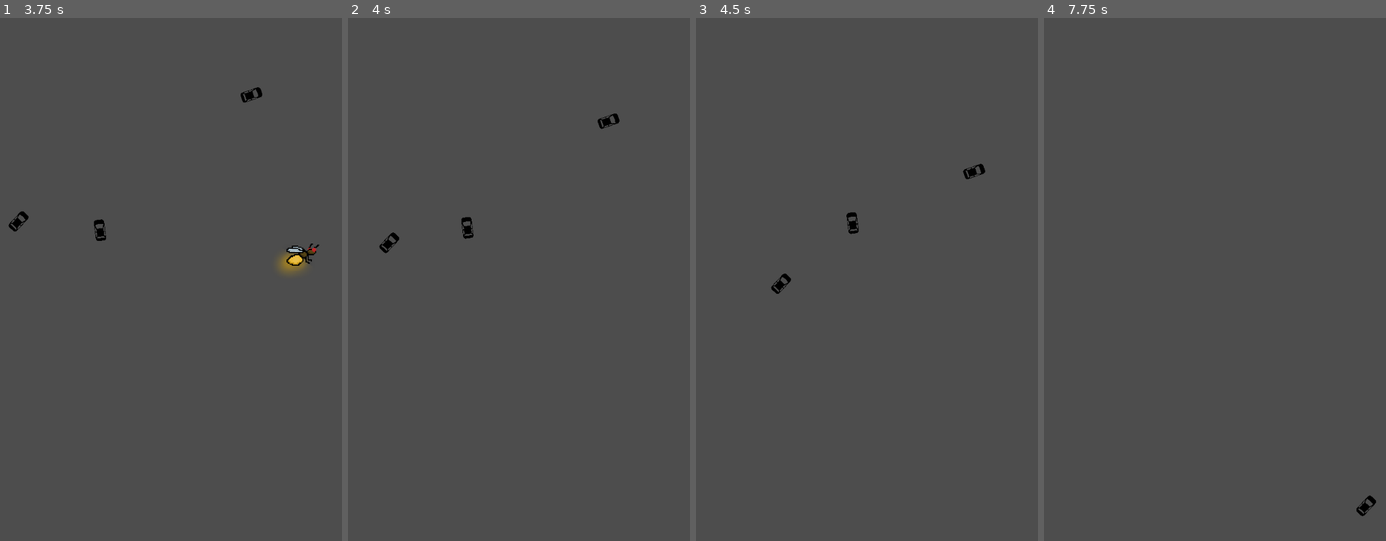
Above: before the commit, frames 1-4 (left to right).
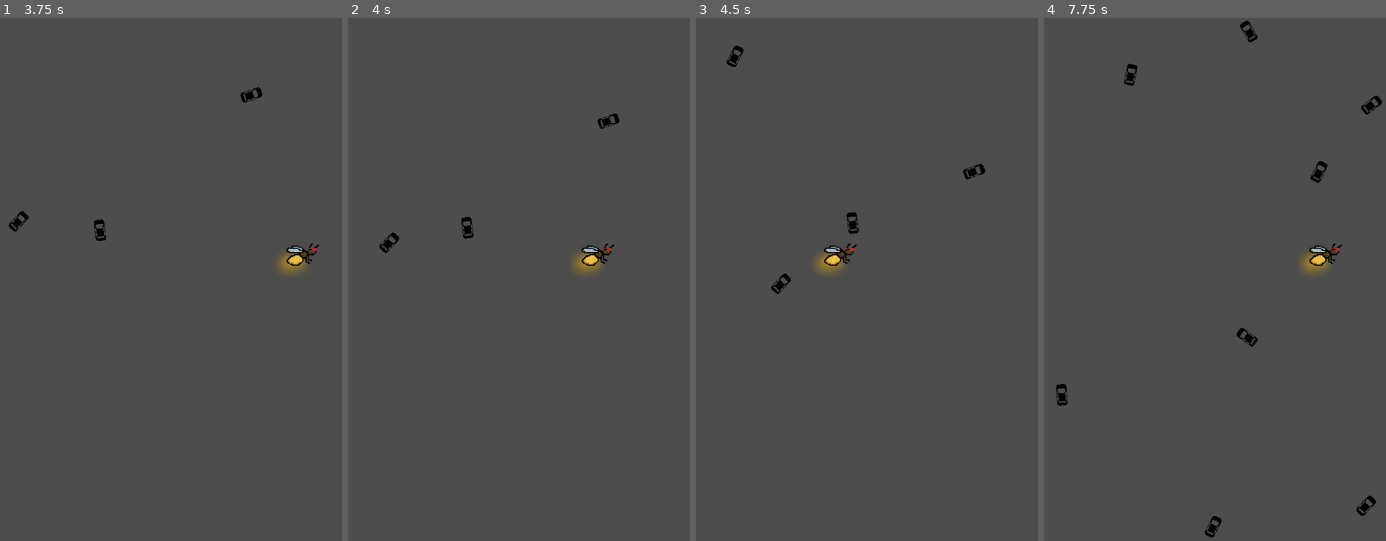
Above: after the commit, the same moments.

Repository: TomasFishOil/Game-Jam-72-Firefly
Game: Godot game, scene res://scenes/main.tscn
The game is run twice, just before and just after one commit, with the same random seed, the same clock (stepped at 60 frames per second) and the same inputs. The project has no main scene, so this scene is started directly.
Inputs:
- Up to frame 1 (3.75 s): tap Enter at 0.5 s; hold D (move_right) 0.53-1.28 s; hold S (move_down) 1.28-2.03 s; hold D (move_right) 2.03-2.78 s; hold W (move_up) 2.78-3.53 s; hold A (move_left) from 3.53 s (still down)
- Up to frame 2 (4 s): keep holding A (move_left)
- Up to frame 3 (4.5 s): keep holding A (move_left)
- Up to frame 4 (7.75 s): release A (move_left) at 5.03 s; hold S (move_down) 5.03-5.78 s; hold D (move_right) 5.78-6.53 s; hold W (move_up) 6.53-7.28 s; hold D (move_right) from 7.28 s (still down)

Frame 1 is identical in both runs. In frame 2, 0.4% of the frame differs, in the area x 65-79%, y 43-49%; in frame 3, 0.5%; in frame 4, 1.0%, in the area x 3-99%, y 0-100%.

Commit message:
Changed firefly hitbox from rect to pill

Diff:
--- a/scenes/firefly_player.tscn
+++ b/scenes/firefly_player.tscn
@@ -18,20 +18,22 @@
 "speed": 5.0
 }]
 
-[sub_resource type="RectangleShape2D" id="RectangleShape2D_armm1"]
-size = Vector2(260, 180)
+[sub_resource type="CapsuleShape2D" id="CapsuleShape2D_dgpe4"]
+radius = 10.5
+height = 32.0
 
 [node name="FireflyPlayer" type="Area2D"]
+position = Vector2(1, -1)
 scale = Vector2(2, 2)
 script = ExtResource("1_2mb1i")
-metadata/_edit_group_ = true
 
 [node name="AnimatedSprite2D" type="AnimatedSprite2D" parent="."]
 sprite_frames = SubResource("SpriteFrames_5wdbi")
 animation = &"new_animation"
 
 [node name="CollisionShape2D" type="CollisionShape2D" parent="."]
-position = Vector2(-9.53676e-07, -4.76837e-06)
-shape = SubResource("RectangleShape2D_armm1")
+position = Vector2(1.5, 0)
+rotation = 1.5708
+shape = SubResource("CapsuleShape2D_dgpe4")
 
 [connection signal="body_entered" from="." to="." method="_on_body_entered"]
